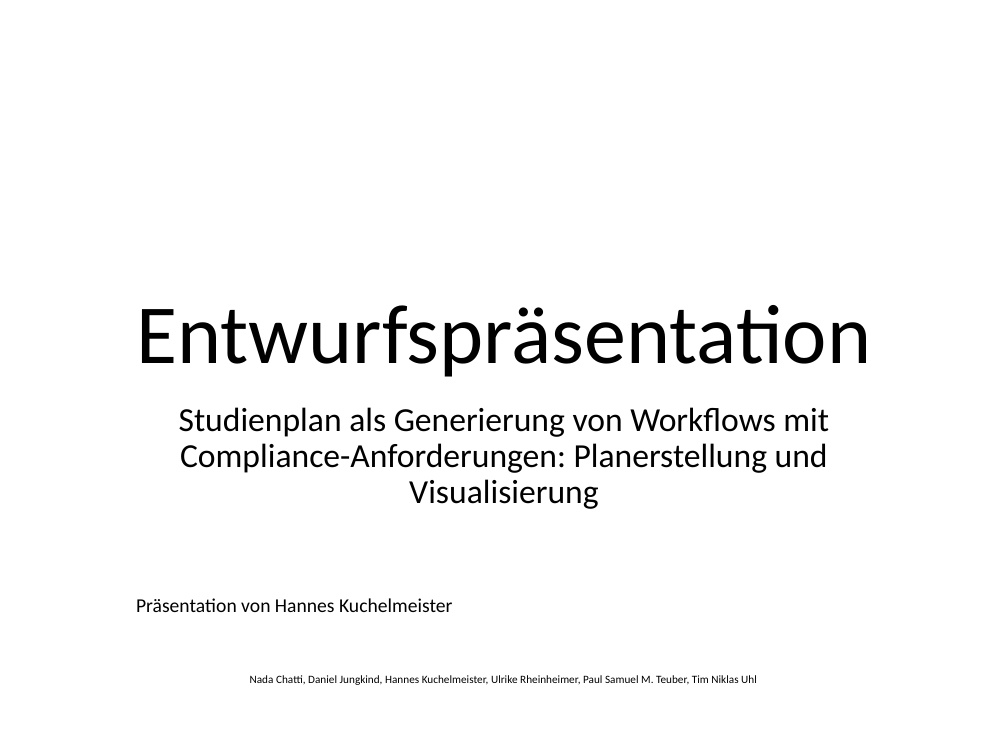
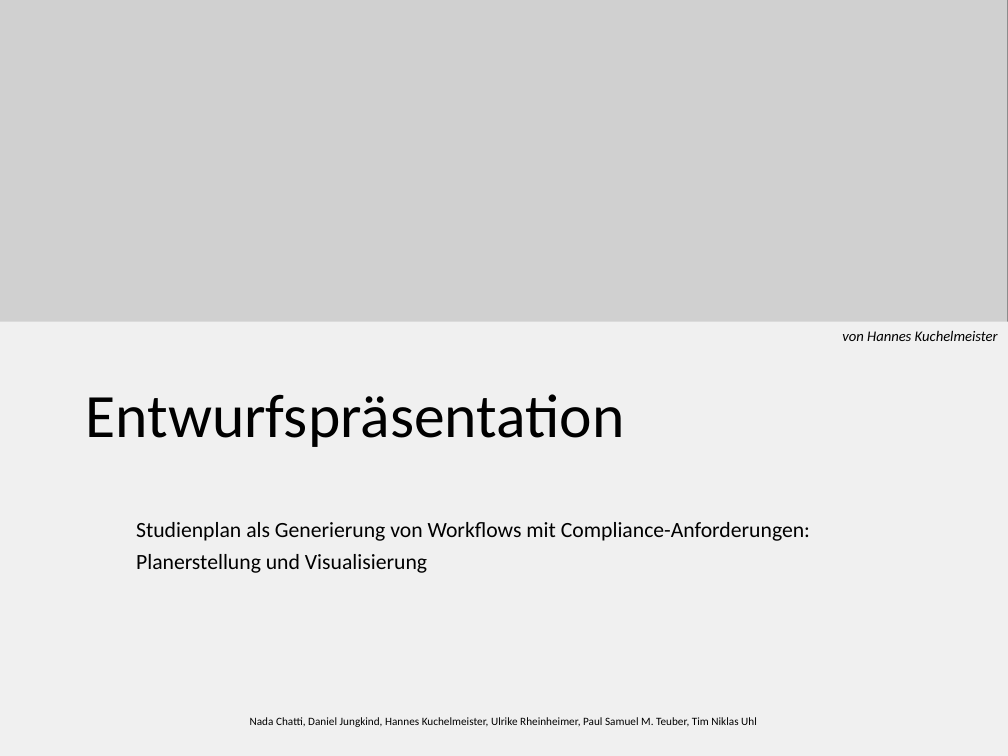
Before and after one commit to PSE-WS1617-IPD-Workflow/PSE_WS1617_IPD_Boehm_Studienplan, a slide deck: slide 1 of Entwurf/Presentation.pptx. Drawn at 1008x756 pixels with LibreOffice and Linux fonts; fonts in the diff are those of the drawing; grey boxes stand for pictures; background and template pictures are left out. Boxes give left, top, right and bottom in pixels: in the first picture for what was removed or moved away, otherwise in the second. Text is boxed around its words. In the diff, an @@ line names an element or a change of style, - is before the commit and + after.

Commit message:
some changes to the presentation

```diff
--- a/Entwurf/Presentation.pptx
+++ b/Entwurf/Presentation.pptx
@@ picture added at (0,0,1008,372) @@
@@ rectangle added at (0,322,1008,756), fill #F0F0F0 @@
@@ text at (842,330,998,341): text changed; size 14 to 10.5 pt; italic on @@
-Präsentation von Hannes Kuchelmeister
+von Hannes Kuchelmeister
@@ title "Entwurfspräsentation": place and size @@
-title "Entwurfspräsentation" at (136,305,871,377)
+title "Entwurfspräsentation" at (86,394,625,447)
@@ title "Entwurfspräsentation" at (86,394,625,447): size 60 to 44 pt; alignment centre to left; vertical alignment bottom to middle @@
@@ subtitle at (136,522,810,573): text changed; size 24 to 15.5 pt @@
-Studienplan als Generierung von Workflows mit Compliance-Anforderungen: Planerstellung und Visualisierung
+Studienplan als Generierung von Workflows mit Compliance-Anforderungen:
+Planerstellung und Visualisierung
@@ text "Nada Chatti, Daniel Jungkind, Hannes ...": place and size @@
-text "Nada Chatti, Daniel Jungkind, Hannes ..." at (250,675,757,685)
+text "Nada Chatti, Daniel Jungkind, Hannes ..." at (250,717,757,727)
```
Also in this commit, not shown: 1 other slide changed, 1 slide added.
